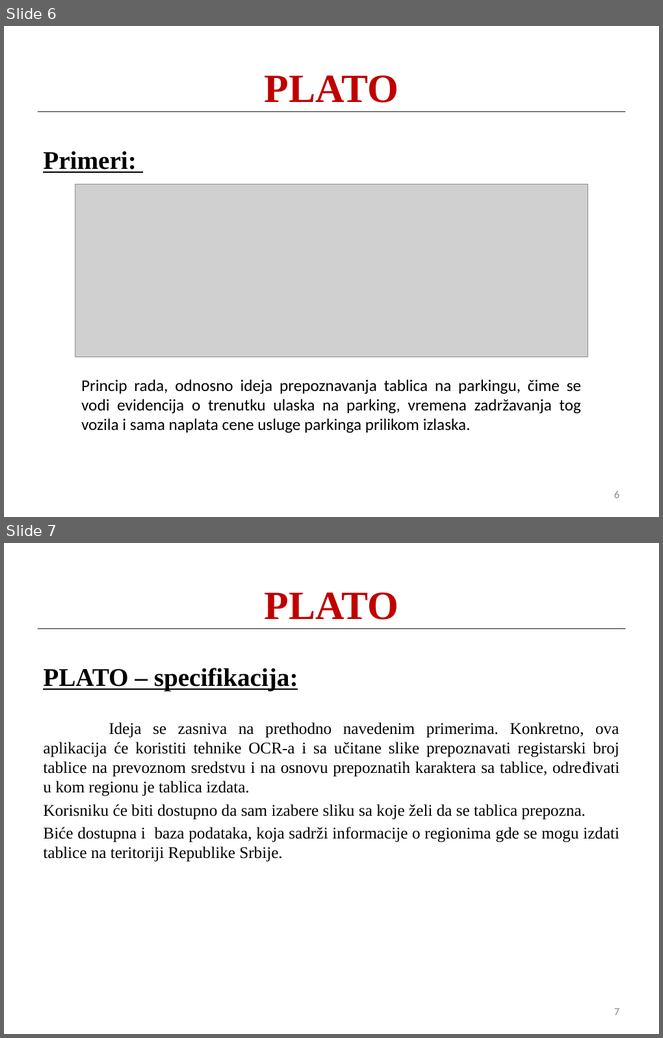
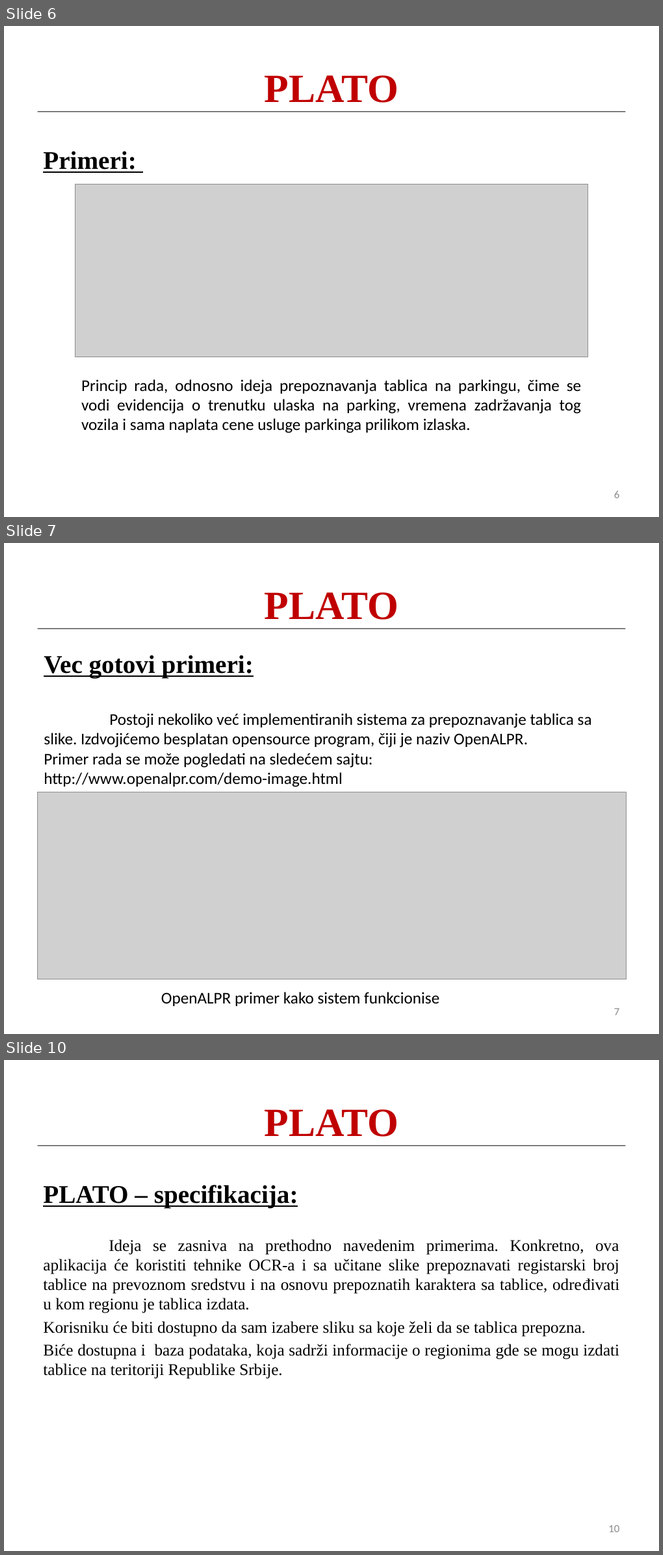
Before and after one commit to DejanUrosevic/SoftProjekat, a slide deck: PLATO.pptx. Shown one above the other, each under a label of ours: slides 6 and 7 before the commit, slides 6, 7 and 10 after it; the slides between them are not shown. The pictures are 663x1038 and 663x1555 pixels, drawn with LibreOffice and Linux fonts; fonts in the diff are those of the drawing; grey boxes stand for pictures. Boxes give left, top, right and bottom in pixels: in the first picture for what was removed or moved away, otherwise in the second. Text is boxed around its words. In the diff, an @@ line names an element or a change of style, - is before the commit and + after.

```diff
--- a/PLATO.pptx
+++ b/PLATO.pptx
@@ slide 7 added at (4, 543, 659, 1034), background #FFFFFF @@
@@ text added at (265, 592, 399, 620), 44 pt, text #C00000, bold @@
+PLATO
@@ line added from (37, 629) to (626, 629), #000000 0.75 pt @@
@@ text added at (44, 655, 592, 787), 18 pt, text #000000 @@
+Vec gotovi primeri:
+Postoji nekoliko već implementiranih sistema za prepoznavanje tablica sa slike. Izdvojićemo besplatan opensource program, čiji je naziv OpenALPR.
+Primer rada se može pogledati na sledećem sajtu:
+http://www.openalpr.com/demo-image.html
@@ picture added at (37, 793, 627, 980) @@
@@ text added at (161, 992, 440, 1006), 18 pt, text #000000 @@
+OpenALPR primer kako sistem funkcionise
@@ page number added at (614, 1008, 620, 1016), 12 pt, text #8C8C8C @@
+7
@@ what was slide 7 is now slide 10 @@
@@ page number at (608, 1525, 620, 1533): text changed @@
-7
+10
```
Also in this commit, not shown: 2 other slides added.
